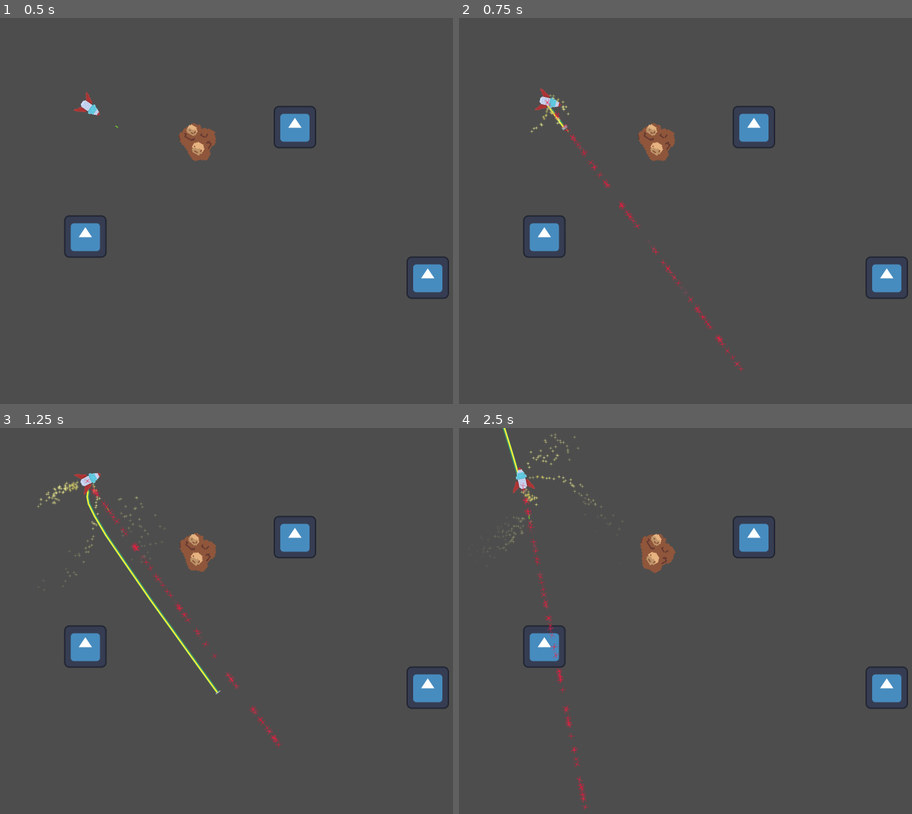
Above: before the commit, frames 1-4 (two rows, left to right).
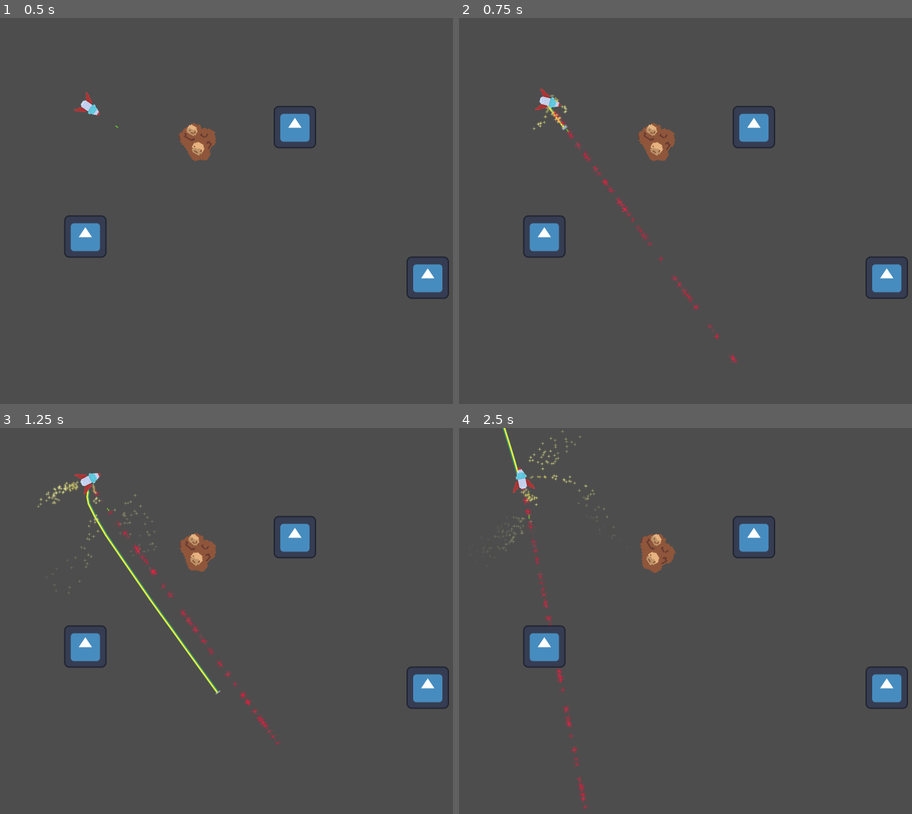
Above: after the commit, the same moments.

Repository: Bromeon/LudumDare54
Game: Godot game, scene res://Playground/ShipTetherPlayground.tscn
The game is run twice, just before and just after one commit, with the same random seed, the same clock (stepped at 60 frames per second) and the same inputs. This scene is started directly instead of the project's main scene. The engine's default icon, where the game draws it, is replaced by a stand-in: a white triangle on a blue panel in a dark square.
Inputs (mouse positions are in pixels of both pictures, inside the frame that each line leads up to):
- Up to frame 1 (0.5 s): no input
- Up to frame 2 (0.75 s): tap Enter at 0.5 s; move the mouse to (699, 315) at 0.52 s; hold W (Up) from 0.53 s (still down); hold Right mouse button (ShootLaser) from 0.53 s (still down); click (699, 315) at 0.67 s
- Up to frame 3 (1.25 s): keep holding W (Up); keep holding Right mouse button (ShootLaser)
- Up to frame 4 (2.5 s): move the mouse to (884, 702) at 1.27 s; release Right mouse button (ShootLaser) at 1.28 s; tap Space (ShootTether) at 1.35 s; move the mouse to (563, 574) at 2.02 s; release W (Up) at 2.03 s; hold A (Left) from 2.03 s (still down); hold Right mouse button (ShootLaser) from 2.03 s (still down)

Frame 1 is identical in both runs. In frame 2, 0.6% of the frame differs, in the area x 15-63%, y 19-92%; in frame 3, 0.6%, in the area x 9-63%, y 13-83%; in frame 4, 0.3%.

Commit message:
Laser below ship

Diff:
--- a/Scenes/PlayerShip/Laser.tscn
+++ b/Scenes/PlayerShip/Laser.tscn
@@ -60,7 +60,7 @@
 script = ExtResource("1_su6c4")
 
 [node name="Beam" type="GPUParticles2D" parent="."]
-z_index = 1
+z_index = -1
 amount = 400
 process_material = SubResource("ParticleProcessMaterial_ia2is")
 texture = ExtResource("2_wtf1c")
